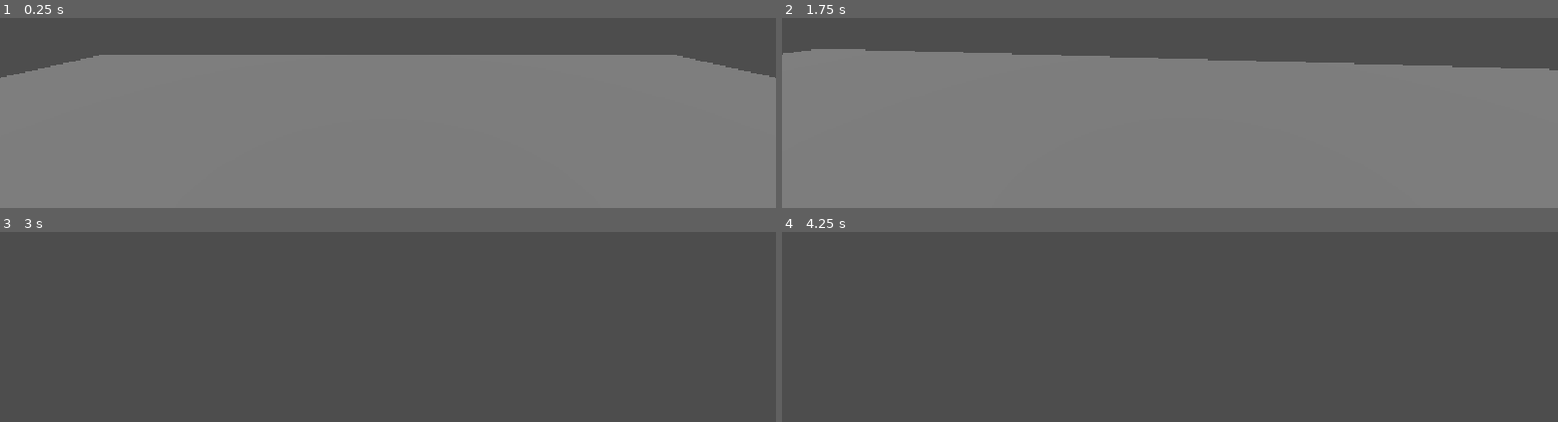
Above: before the commit, frames 1-4 (two rows, left to right).
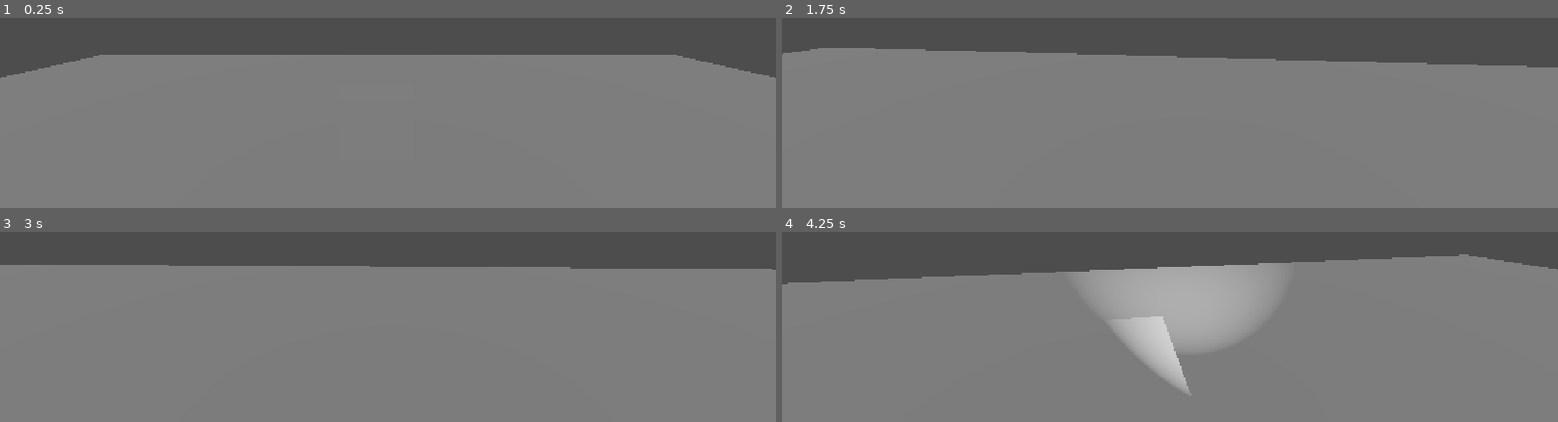
Above: after the commit, the same moments.

Repository: V-spike/nights-of-tec
Game: Godot game, scene res://scenes/test/yuu/test_player.tscn
Two runs of this game, one before a commit and one after it. Both use one fixed random seed, a clock stepped at 60 frames per second and the inputs below. This scene is started directly instead of the project's main scene.
Inputs (mouse positions are in pixels of both pictures, inside the frame that each line leads up to):
- Up to frame 1 (0.25 s): no input
- Up to frame 2 (1.75 s): move the mouse to (outside the picture) at 0.52 s; hold F (flashlight) 0.53-1.28 s; hold W (move_forward) from 0.53 s (still down); move the mouse to (outside the picture) at 1.27 s; tap F (flashlight) at 1.35 s
- Up to frame 3 (3 s): keep holding W (move_forward); move the mouse to (outside the picture) at 2.02 s; hold Shift (run) 2.03-2.78 s; tap F (flashlight) at 2.3, 2.85 s; move the mouse to (outside the picture) at 2.77 s
- Up to frame 4 (4.25 s): keep holding W (move_forward); tap Enter at 3.5 s; move the mouse to (outside the picture) at 3.52 s; hold F (flashlight) from 3.53 s (still down)

The runs differ from the first frame. In frame 2, 0.9% of the frame differs, in the area x 1-100%, y 15-28%; in frame 3, 82%, in the area x 0-100%, y 17-100%; in frame 4, 81%.

Commit message:
L3: linterna con tecla F

Diff:
--- a/scenes/player/player.tscn
+++ b/scenes/player/player.tscn
@@ -18,3 +18,11 @@
 transform = Transform3D(1, 0, 0, 0, 1, 0, 0, 0, 1, 0, 1.6, 0)
 
 [node name="Camera3D" type="Camera3D" parent="Head" unique_id=767961084]
+
+[node name="Flashlight" type="SpotLight3D" parent="Head/Camera3D" unique_id=2106641942]
+transform = Transform3D(1, 0, 0, 0, 1, 0, 0, 0, 1, 0.2, -0.2, 0)
+visible = false
+light_energy = 3.0
+shadow_enabled = true
+spot_range = 15.0
+spot_angle = 25.0
--- a/scenes/test/yuu/test_player.tscn
+++ b/scenes/test/yuu/test_player.tscn
@@ -14,3 +14,7 @@
 
 [node name="DirectionalLight3D" type="DirectionalLight3D" parent="." unique_id=387991448]
 transform = Transform3D(1, 0, 0, 0, 0.70710677, 0.70710677, 0, -0.70710677, 0.70710677, 0, 0, 0)
+
+[node name="CSGBox3D" type="CSGBox3D" parent="." unique_id=413431283]
+transform = Transform3D(1, 0, 0, 0, 1, 0, 0, 0, 1, -0.1643939, 0.53990316, -4.2472987)
+use_collision = true
--- a/scripts/player/player.gd
+++ b/scripts/player/player.gd
@@ -18,6 +18,7 @@
 
 @export var mouse_sensitivity: float = 0.002
 @onready var head: Node3D = $Head
+@onready var flashlight: SpotLight3D = $Head/Camera3D/Flashlight
 
 #Cuando nace el jugador, esconde el cursor
 func _ready() -> void:
@@ -34,7 +35,8 @@
 		head.rotate_x(-event.relative.y * mouse_sensitivity)
 		#clamp es un minimo y un maximo, detiene la rotacion si se llega al min o max
 		head.rotation.x = clamp(head.rotation.x, deg_to_rad(-80), deg_to_rad(80))
-
+	if event.is_action_pressed("flashlight"):
+		flashlight.visible = not flashlight.visible
 func _physics_process(delta: float) -> void:
 	#1. Gravedad
 	if not is_on_floor():
